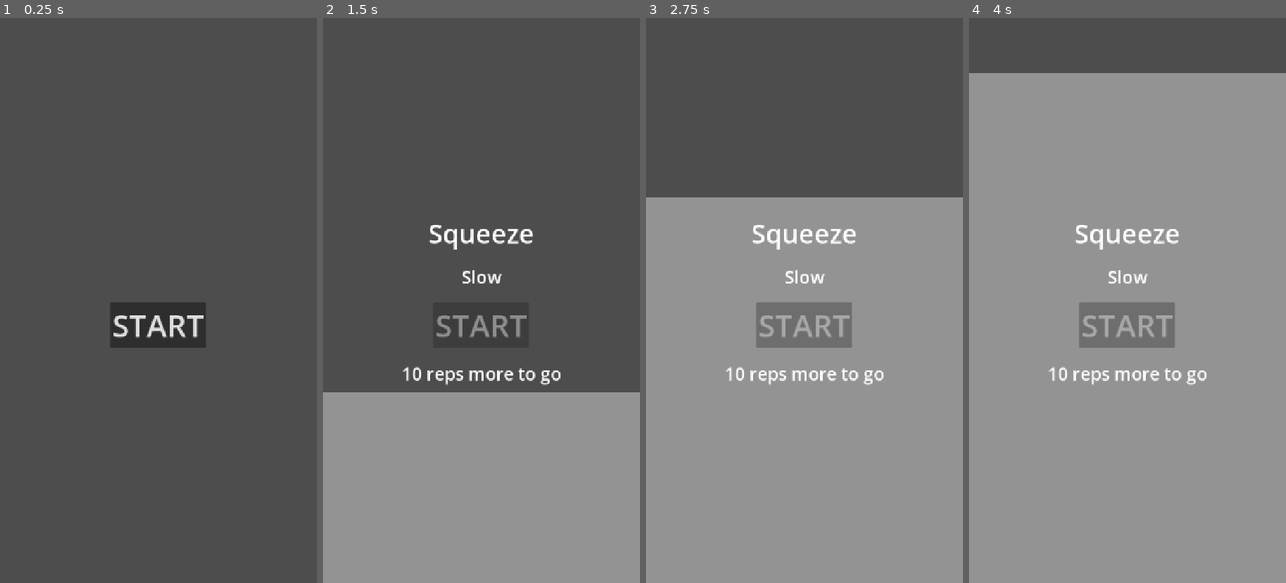
Above: before the commit, frames 1-4 (left to right).
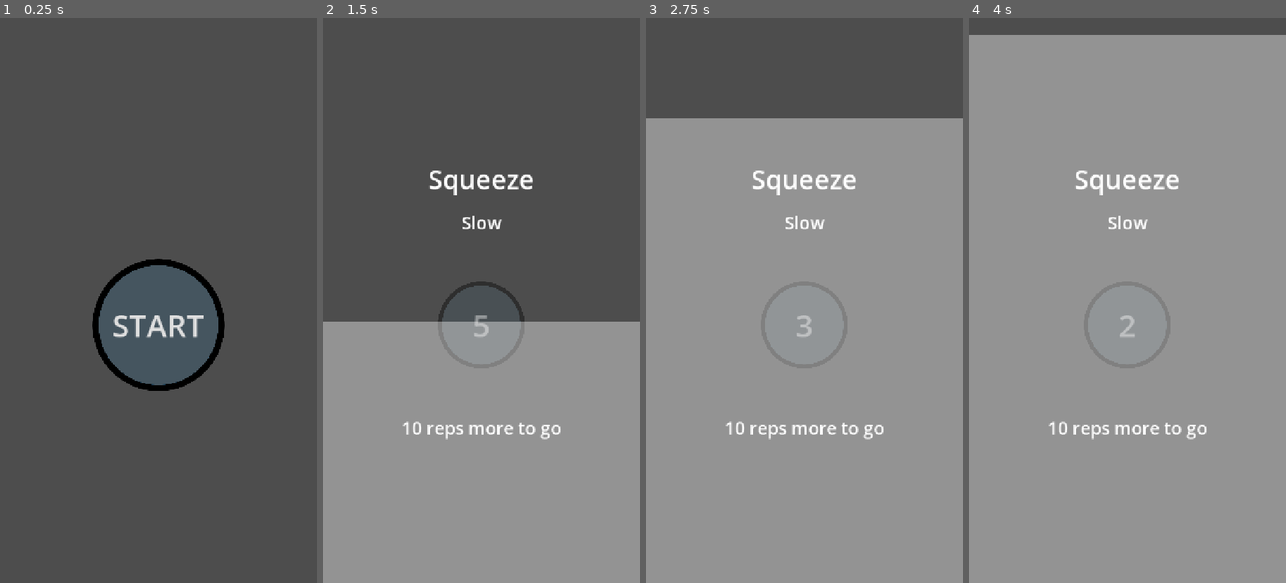
Above: after the commit, the same moments.

Repository: francocurotto/Kegels
Game: Godot game, scene res://app.tscn
The game is run twice, just before and just after one commit, with the same random seed, the same clock (stepped at 60 frames per second) and the same inputs.
Inputs:
- Up to frame 1 (0.25 s): no input
- Up to frame 2 (1.5 s): click "START" at 0.5 s
- Up to frame 3 (2.75 s): no input
- Up to frame 4 (4 s): no input

The runs differ from the first frame. In frame 1, 3.4% of the frame differs, in the area x 29-71%, y 42-66%; in frame 2, 14%; in frame 3, 18%, in the area x 0-100%, y 17-75%; in frame 4, 11%.

Commit message:
progress

Diff:
--- a/app.gd
+++ b/app.gd
@@ -6,11 +6,31 @@
 var t_reps_slow = 5.0
 var t_reps_fast = 1.0
 
+# variables
+var size_rest
+var size_squeeze
+
+func _ready() -> void:
+	var button_y = %ButtonMargin.custom_minimum_size.y
+	size_rest = Vector2(button_y, button_y)
+	size_squeeze = Vector2(button_y, button_y) / 1.5
+
+func _process(_delta: float) -> void:
+	if not $Timer.is_stopped():
+		var t_reps = 1
+		if %Speed.text == "Slow":
+			t_reps = t_reps_slow
+		elif %Speed.text == "Fast":
+			t_reps = t_reps_fast
+		%StartButton.text = str(int($Timer.time_left) % int(t_reps) + 1)
+
 func _on_start_button_pressed() -> void:
 	%StartButton.disabled = true
 	var tween = create_tween()
 	tween.set_ease(Tween.EASE_OUT)
-	tween.set_trans(Tween.TRANS_QUAD)
+	tween.set_trans(Tween.TRANS_CUBIC)
+	$Timer.wait_time = n_reps_slow * t_reps_slow
+	$Timer.start()
 	for i in n_reps_slow:
 		kegel_animation(tween, "Slow", i, n_reps_slow, t_reps_slow)
 	for i in n_reps_fast:
@@ -19,15 +39,25 @@
 	%Instruction.text = ""
 	%Speed.text = ""
 	%Counter.text = ""
+	$Timer.stop()
+	%StartButton.text = "Start"
 	%StartButton.disabled = false
 
 func kegel_animation(tween, speed, count, n_reps, time):
-	var count_text = "%d reps more to go" % (n_reps - count)
-	tween.tween_callback(%Instruction.set_text.bind("Squeeze")).set_delay(0)
-	tween.tween_callback(%Speed.set_text.bind(speed)).set_delay(0)
-	tween.tween_callback(%Counter.set_text.bind(count_text)).set_delay(0)
-	tween.tween_property($RectEffect, "size:y", 1280, time)
-	tween.parallel().tween_property($RectEffect, "position:y", 0, time)
-	tween.tween_callback(%Instruction.set_text.bind("Rest")).set_delay(0)
-	tween.tween_property($RectEffect, "size:y", 0, time)
-	tween.parallel().tween_property($RectEffect, "position:y", 1280, time)
+	var left = n_reps - count
+	var plural = "s" if left > 1 else ""
+	var count_text = "%d rep%s more to go" % [left, plural]
+	tween.tween_callback(%Instruction.set_text.bind("Squeeze"))
+	tween.tween_callback(%Speed.set_text.bind(speed))
+	tween.tween_callback(%Counter.set_text.bind(count_text))
+	tween.tween_property(%CurtainClear, "size_flags_stretch_ratio", 0, time)
+	tween.parallel()
+	tween.tween_property(%CurtainWhite, "size_flags_stretch_ratio", 1, time)
+	tween.parallel()
+	tween.tween_property(%StartButton, "custom_minimum_size", size_squeeze, 1)
+	tween.tween_callback(%Instruction.set_text.bind("Rest"))
+	tween.tween_property(%CurtainClear, "size_flags_stretch_ratio", 1, time)
+	tween.parallel()
+	tween.tween_property(%CurtainWhite, "size_flags_stretch_ratio", 0, time)
+	tween.parallel()
+	tween.tween_property(%StartButton, "custom_minimum_size", size_rest, 1)
--- a/app.tscn
+++ b/app.tscn
@@ -1,6 +1,7 @@
 [gd_scene format=3 uid="uid://c6cjtolcjjhin"]
 
 [ext_resource type="Script" uid="uid://dmf1ux0qhiowg" path="res://app.gd" id="1_j6dmo"]
+[ext_resource type="Texture2D" uid="uid://2sxvlg8f7qh5" path="res://circle.svg" id="2_qbwvd"]
 
 [node name="App" type="Control" unique_id=1113400781]
 layout_mode = 3
@@ -10,16 +11,6 @@
 grow_horizontal = 2
 grow_vertical = 2
 script = ExtResource("1_j6dmo")
-
-[node name="RectEffect" type="ColorRect" parent="." unique_id=483937508]
-self_modulate = Color(1, 1, 1, 0.39215687)
-layout_mode = 1
-anchors_preset = 12
-anchor_top = 1.0
-anchor_right = 1.0
-anchor_bottom = 1.0
-grow_horizontal = 2
-grow_vertical = 0
 
 [node name="GUIs" type="VBoxContainer" parent="." unique_id=1037449133]
 layout_mode = 1
@@ -43,12 +34,22 @@
 theme_override_font_sizes/font_size = 40
 horizontal_alignment = 1
 
-[node name="StartButton" type="Button" parent="GUIs" unique_id=1384396877]
+[node name="ButtonMargin" type="MarginContainer" parent="GUIs" unique_id=279249413]
 unique_name_in_owner = true
+custom_minimum_size = Vector2(0, 350)
+layout_mode = 2
+
+[node name="StartButton" type="Button" parent="GUIs/ButtonMargin" unique_id=1384396877]
+unique_name_in_owner = true
+custom_minimum_size = Vector2(350, 350)
 layout_mode = 2
 size_flags_horizontal = 4
 theme_override_font_sizes/font_size = 70
 text = "START"
+icon = ExtResource("2_qbwvd")
+flat = true
+icon_alignment = 1
+expand_icon = true
 
 [node name="Counter" type="Label" parent="GUIs" unique_id=1630807557]
 unique_name_in_owner = true
@@ -56,4 +57,31 @@
 theme_override_font_sizes/font_size = 40
 horizontal_alignment = 1
 
-[connection signal="pressed" from="GUIs/StartButton" to="." method="_on_start_button_pressed"]
+[node name="Curtains" type="VBoxContainer" parent="." unique_id=1766888481]
+layout_mode = 1
+anchors_preset = 15
+anchor_right = 1.0
+anchor_bottom = 1.0
+grow_horizontal = 2
+grow_vertical = 2
+mouse_behavior_recursive = 1
+mouse_force_pass_scroll_events = false
+theme_override_constants/separation = 0
+
+[node name="CurtainClear" type="ColorRect" parent="Curtains" unique_id=1963727630]
+unique_name_in_owner = true
+self_modulate = Color(1, 1, 1, 0.39215687)
+layout_mode = 2
+size_flags_vertical = 3
+color = Color(1, 1, 1, 0)
+
+[node name="CurtainWhite" type="ColorRect" parent="Curtains" unique_id=483937508]
+unique_name_in_owner = true
+self_modulate = Color(1, 1, 1, 0.39215687)
+layout_mode = 2
+size_flags_vertical = 3
+size_flags_stretch_ratio = 0.0
+
+[node name="Timer" type="Timer" parent="." unique_id=1416157986]
+
+[connection signal="pressed" from="GUIs/ButtonMargin/StartButton" to="." method="_on_start_button_pressed"]
--- /dev/null
+++ b/circle.svg
@@ -0,0 +1,2 @@
+<?xml version="1.0" encoding="utf-8"?><!-- Uploaded to: SVG Repo, www.svgrepo.com, Generator: SVG Repo Mixer Tools -->
+<svg width="800px" height="800px" viewBox="0 0 24 24" xmlns="http://www.w3.org/2000/svg" fill="none" stroke="#000000" stroke-width="1" stroke-linecap="round" stroke-linejoin="miter"><circle cx="12" cy="12" r="10"></circle><circle cx="12" cy="12" r="10" fill="#059cf7" opacity="0.1"></circle></svg>
Not shown, added: circle.svg.import
